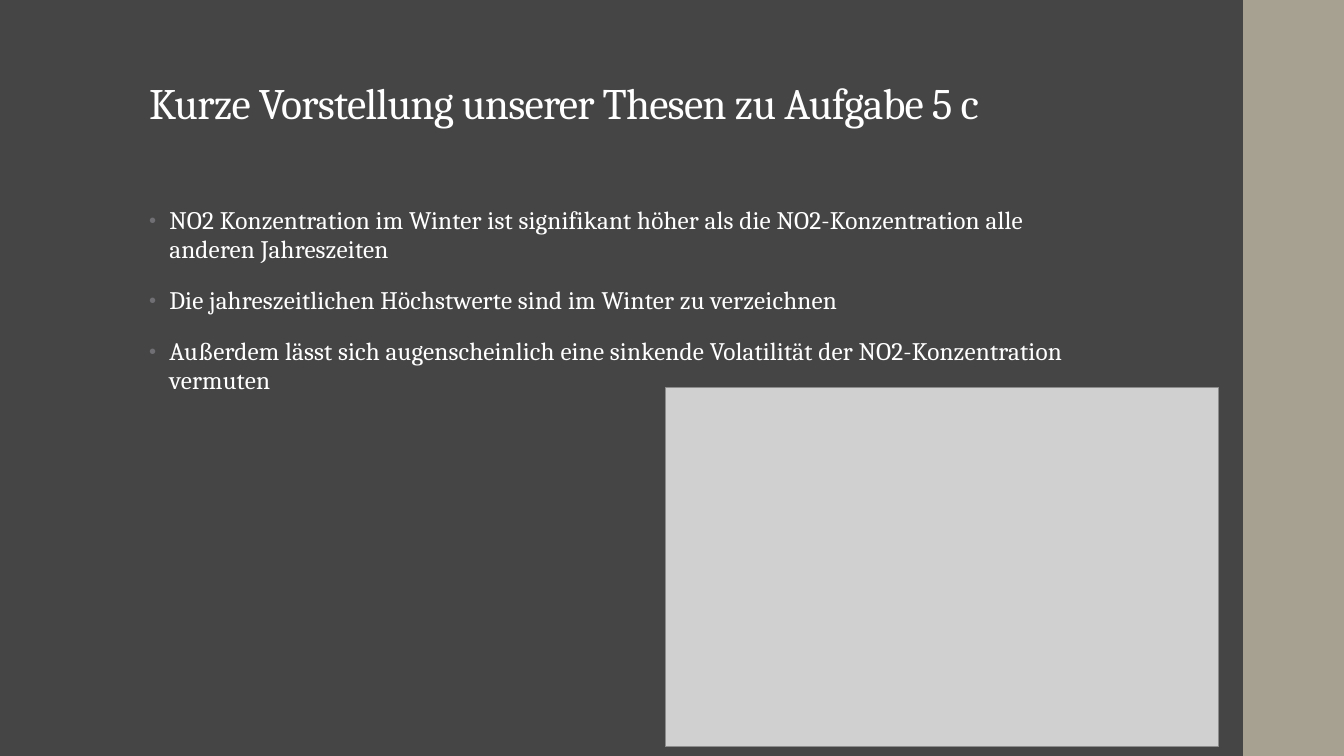
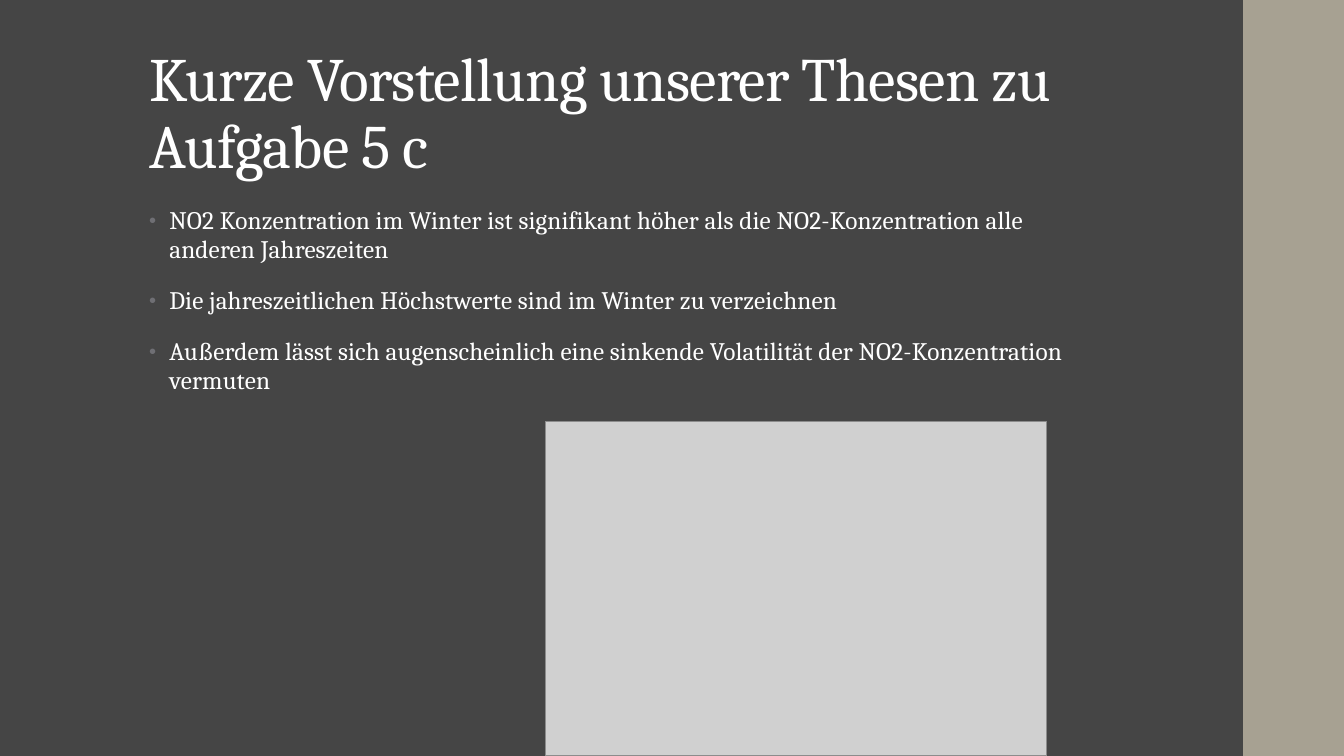
Before and after one commit to JFriedrich29/Studienarbeit-Data-Analytics, a slide deck: slide 8 of Abgabe/Abschlusspräsentation.pptx. Drawn at 1344x756 pixels with LibreOffice and Linux fonts; fonts in the diff are those of the drawing; grey boxes stand for pictures. Boxes give left, top, right and bottom in pixels: in the first picture for what was removed or moved away, otherwise in the second. Text is boxed around its words. In the diff, an @@ line names an element or a change of style, - is before the commit and + after.

```diff
--- a/Abgabe/Abschlusspräsentation.pptx
+++ b/Abgabe/Abschlusspräsentation.pptx
@@ title "Kurze Vorstellung unserer Thesen zu ..." at (x1=149, y1=58, x2=1051, y2=181): size 31 to 44 pt @@
@@ picture resized from (x1=665, y1=387, x2=1219, y2=746) to (x1=545, y1=421, x2=1048, y2=756) @@
```
Also in this commit, not shown: 9 other slides changed, 8 other files.
